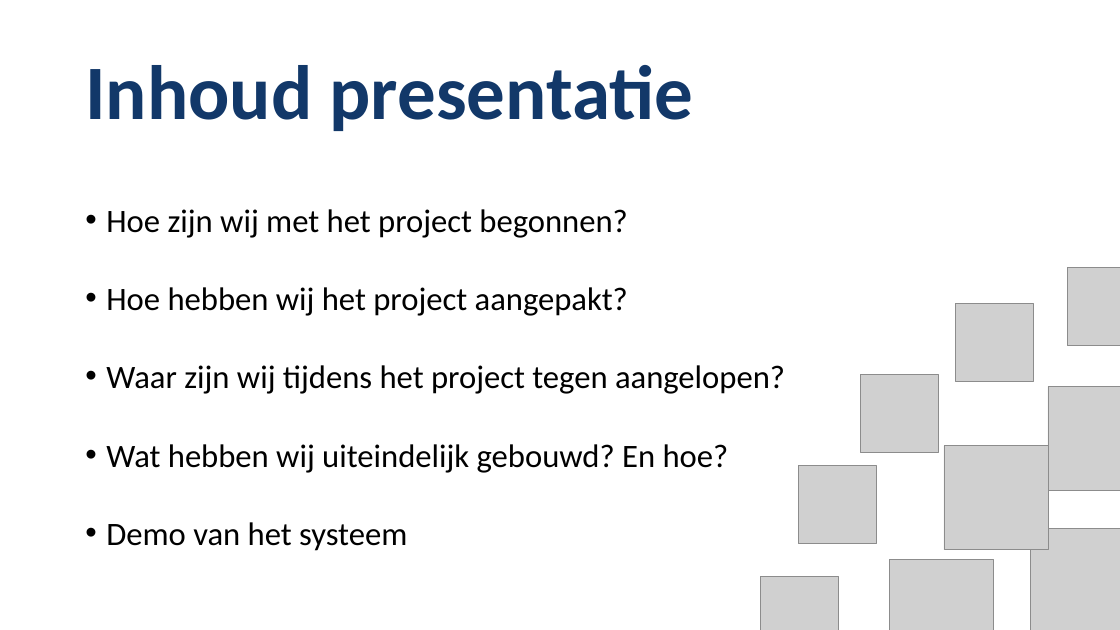
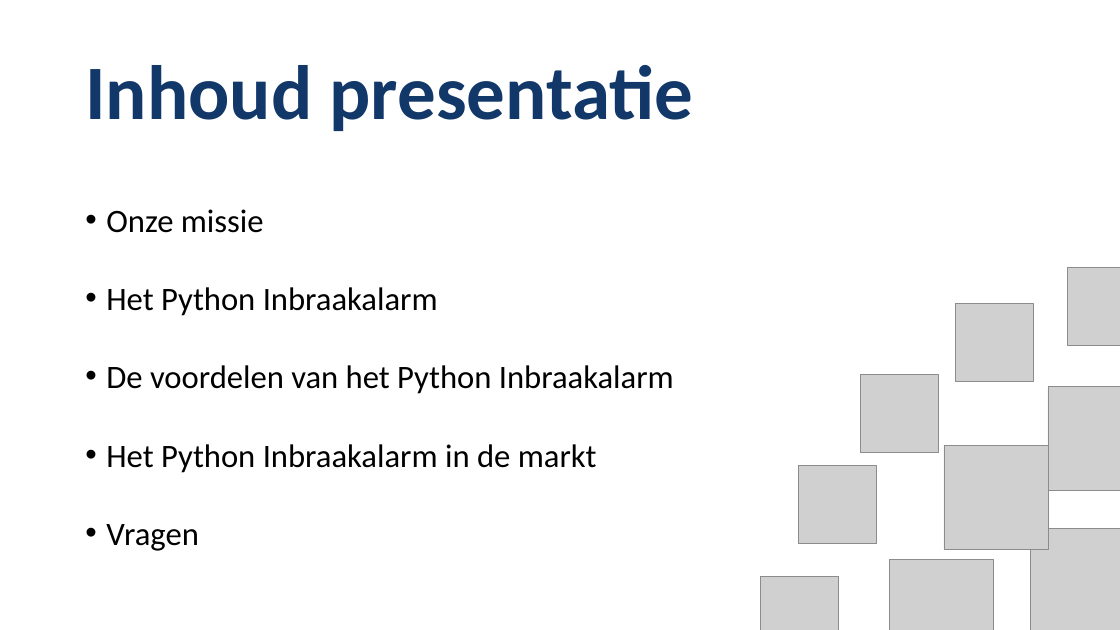
Before and after one commit to vincevannoort/miniproject-computersystems, a slide deck: slide 2 of presentatie/minproject-presentatie.pptx. Drawn at 1120x630 pixels with LibreOffice and Linux fonts; fonts in the diff are those of the drawing; grey boxes stand for pictures. Boxes give left, top, right and bottom in pixels: in the first picture for what was removed or moved away, otherwise in the second. Text is boxed around its words. In the diff, an @@ line names an element or a change of style, - is before the commit and + after.

Commit message:
Verkoop pitch
Presentatie voor de verkoop van het alarm

```diff
--- a/presentatie/minproject-presentatie.pptx
+++ b/presentatie/minproject-presentatie.pptx
@@ text at (106,209,674,551): text changed @@
-• Hoe zijn wij met het project begonnen?
-• Hoe hebben wij het project aangepakt?
-• Waar zijn wij tijdens het project tegen aangelopen?
-• Wat hebben wij uiteindelijk gebouwd? En hoe?
-• Demo van het systeem
+• Onze missie
+• Het Python Inbraakalarm
+• De voordelen van het Python Inbraakalarm
+• Het Python Inbraakalarm in de markt
+• Vragen
```
Also in this commit, not shown: 3 other slides changed, 7 slides added, 8 slides removed.
